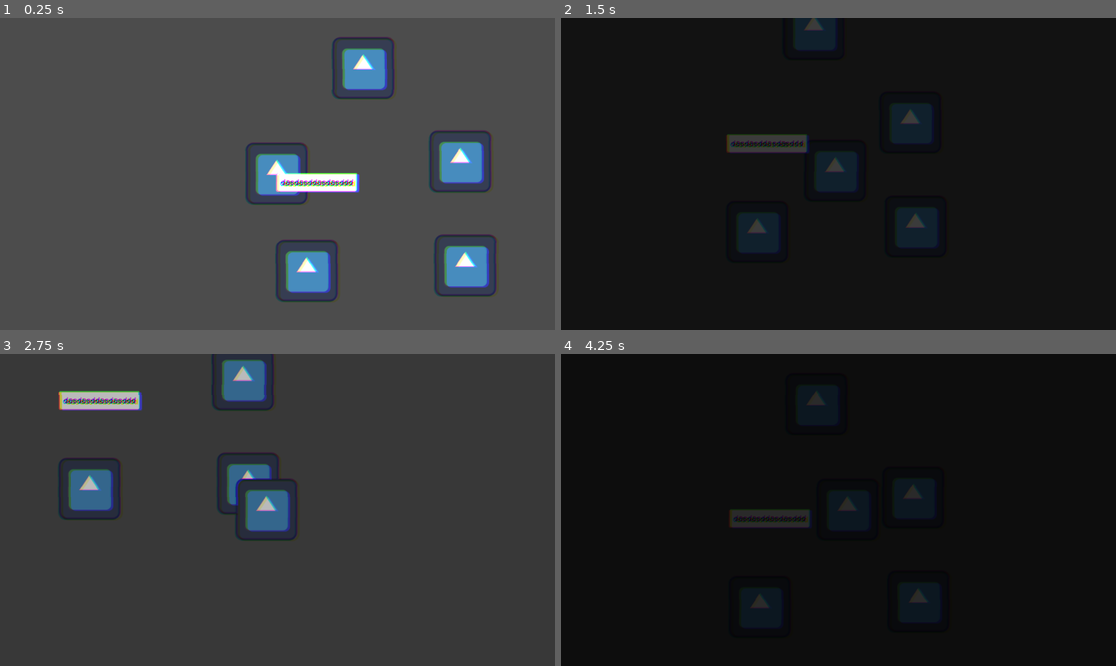
Above: before the commit, frames 1-4 (two rows, left to right).
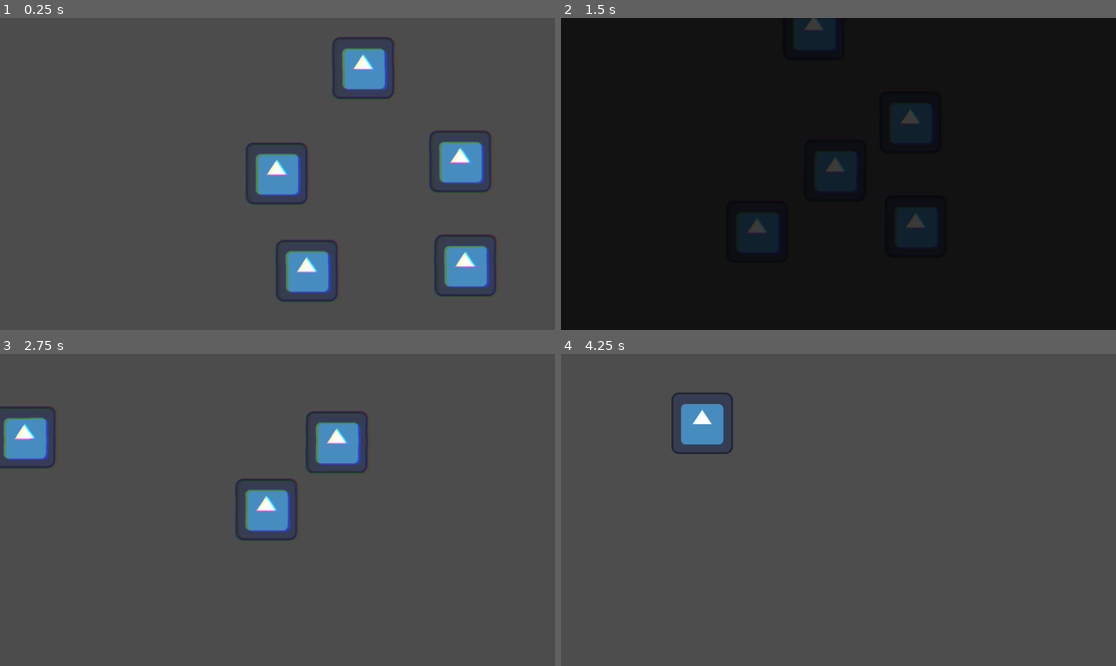
Above: after the commit, the same moments.

Repository: GameJam2025BG/Gamejam2025BG-gamecode
Game: Godot game, scene res://main.tscn
The game is run twice, just before and just after one commit, with the same random seed, the same clock (stepped at 60 frames per second) and the same inputs. The engine's default icon, where the game draws it, is replaced by a stand-in: a white triangle on a blue panel in a dark square.
Inputs (mouse positions are in pixels of both pictures, inside the frame that each line leads up to):
- Up to frame 1 (0.25 s): no input
- Up to frame 2 (1.5 s): tap Enter (ui_accept) at 0.5, 0.6, 0.77, 1.07 s; move the mouse to (960, 158) at 0.52 s; hold D (move_right) 0.53-1.28 s; click (960, 158) at 0.67 s; move the mouse to (727, 189) at 1.27 s; hold S (move_down) from 1.28 s (still down); tap Shift (Run) at 1.35 s; click (727, 189) at 1.42 s
- Up to frame 3 (2.75 s): tap Enter (ui_accept) at 1.52, 1.55, 1.82, 2.1 s; move the mouse to (333, 441) at 2.02 s; release S (move_down) at 2.03 s; hold D (move_right) from 2.03 s (still down); click (333, 441) at 2.17 s
- Up to frame 4 (4.25 s): move the mouse to (810, 572) at 2.77 s; release D (move_right) at 2.78 s; hold Up (move_up) 2.78-3.53 s; tap Shift (Run) at 2.85 s; click (810, 572) at 2.92 s; tap Enter (ui_accept) at 3.02, 3.05, 3.32, 3.6, 3.77, 4.07 s; move the mouse to (1005, 556) at 3.52 s; hold A (move_left) from 3.53 s (still down); click (1005, 556) at 3.67 s

The runs differ from the first frame. In frame 1, 1.0% of the frame differs, in the area x 49-65%, y 49-57%; in frame 2, 0.9%; in frame 3, 12%; in frame 4, 100%, in the area x 0-100%, y 0-100%.
Error after the commit: Cannot call method 'change_scene_to_file' on a null value. (res://scripts/area_2d1.gd:15)

Commit message:
added new scene

Diff:
--- /dev/null
+++ b/gamejam2025bg/components/shop_click.tscn
@@ -0,0 +1,11 @@
+[gd_scene load_steps=3 format=3 uid="uid://do56cgj4fq3er"]
+
+[ext_resource type="Script" path="res://components/sprite_2d.gd" id="1_f1wdk"]
+[ext_resource type="Texture2D" uid="uid://bi3w4kfhivyeg" path="res://icon.svg" id="1_fhndf"]
+
+[node name="ShopClick" type="Node2D"]
+
+[node name="Sprite2D" type="Sprite2D" parent="."]
+position = Vector2(293, 144)
+texture = ExtResource("1_fhndf")
+script = ExtResource("1_f1wdk")
--- /dev/null
+++ b/gamejam2025bg/components/sprite_2d.gd
@@ -0,0 +1,9 @@
+extends Sprite2D
+
+func _input(event):
+	if event is InputEventMouseButton and event.pressed and event.button_index == MOUSE_BUTTON_LEFT:
+		if get_rect().has_point(to_local(event.position)):
+			TransitionScreen.transition()
+			await TransitionScreen.on_transition_finished
+			get_tree().change_scene_to_file("res://components/world2.tscn")
+			print("You clicked on Sprite!")
--- a/gamejam2025bg/components/world2.tscn
+++ b/gamejam2025bg/components/world2.tscn
@@ -29,5 +29,17 @@
 [node name="CollisionShape2D" type="CollisionShape2D" parent="Sprite2D/Area2D"]
 shape = SubResource("CircleShape2D_5v4hd")
 
+[node name="Sprite2D2" type="Sprite2D" parent="."]
+position = Vector2(290, 8)
+texture = ExtResource("2_wttf5")
+
+[node name="Area2D" type="Area2D" parent="Sprite2D2"]
+script = ExtResource("3_cxull")
+
+[node name="CollisionShape2D" type="CollisionShape2D" parent="Sprite2D2/Area2D"]
+shape = SubResource("CircleShape2D_5v4hd")
+
 [connection signal="body_entered" from="Sprite2D/Area2D" to="Sprite2D/Area2D" method="_on_body_entered"]
 [connection signal="body_exited" from="Sprite2D/Area2D" to="Sprite2D/Area2D" method="_on_body_exited"]
+[connection signal="body_entered" from="Sprite2D2/Area2D" to="Sprite2D2/Area2D" method="_on_body_entered"]
+[connection signal="body_exited" from="Sprite2D2/Area2D" to="Sprite2D2/Area2D" method="_on_body_exited"]
--- a/gamejam2025bg/main.tscn
+++ b/gamejam2025bg/main.tscn
@@ -1,9 +1,8 @@
-[gd_scene load_steps=8 format=3 uid="uid://dipjjmf15edn4"]
+[gd_scene load_steps=7 format=3 uid="uid://dipjjmf15edn4"]
 
 [ext_resource type="Texture2D" uid="uid://bi3w4kfhivyeg" path="res://icon.svg" id="1_2vjvq"]
 [ext_resource type="Script" path="res://world.gd" id="1_i1j7d"]
 [ext_resource type="PackedScene" uid="uid://d1d5w4hwtp3yn" path="res://components/main_charecter.tscn" id="2_cdw4s"]
-[ext_resource type="PackedScene" uid="uid://b6muog2f3lir1" path="res://components/text_box.tscn" id="3_vojcw"]
 [ext_resource type="Script" path="res://scripts/area_2d1.gd" id="4_wqmt7"]
 
 [sub_resource type="RectangleShape2D" id="RectangleShape2D_k3ogu"]
@@ -43,8 +42,6 @@
 position = Vector2(117, -421)
 texture = ExtResource("1_2vjvq")
 
-[node name="TextBox" parent="." instance=ExtResource("3_vojcw")]
-
 [connection signal="body_entered" from="Sprite2D2/Sprite2D/Area2D" to="." method="_on_area_2d_body_entered"]
 [connection signal="body_entered" from="Sprite2D2/Sprite2D/Area2D" to="Sprite2D2/Sprite2D/Area2D" method="_on_body_entered"]
 [connection signal="body_exited" from="Sprite2D2/Sprite2D/Area2D" to="." method="_on_area_2d_body_exited"]
--- a/gamejam2025bg/scripts/area_2d1.gd
+++ b/gamejam2025bg/scripts/area_2d1.gd
@@ -12,4 +12,4 @@
 	if entered and Input.is_action_just_pressed("ui_accept"):
 		TransitionScreen.transition()
 		await TransitionScreen.on_transition_finished
-		get_tree().change_scene_to_file("res://world2.tscn")
+		get_tree().change_scene_to_file("res://components/world2.tscn")
--- a/gamejam2025bg/scripts/area_2d2.gd
+++ b/gamejam2025bg/scripts/area_2d2.gd
@@ -12,4 +12,4 @@
 	if entered and Input.is_action_just_pressed("ui_accept"):
 		TransitionScreen.transition()
 		await TransitionScreen.on_transition_finished
-		get_tree().change_scene_to_file("res://main.tscn")
+		get_tree().change_scene_to_file("res://components/shop_click.tscn")
